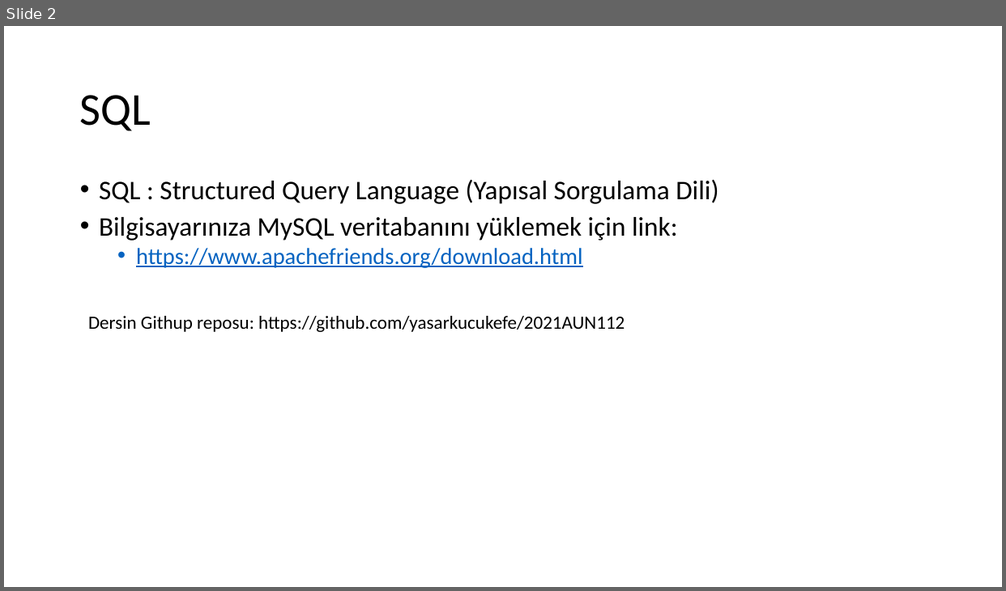
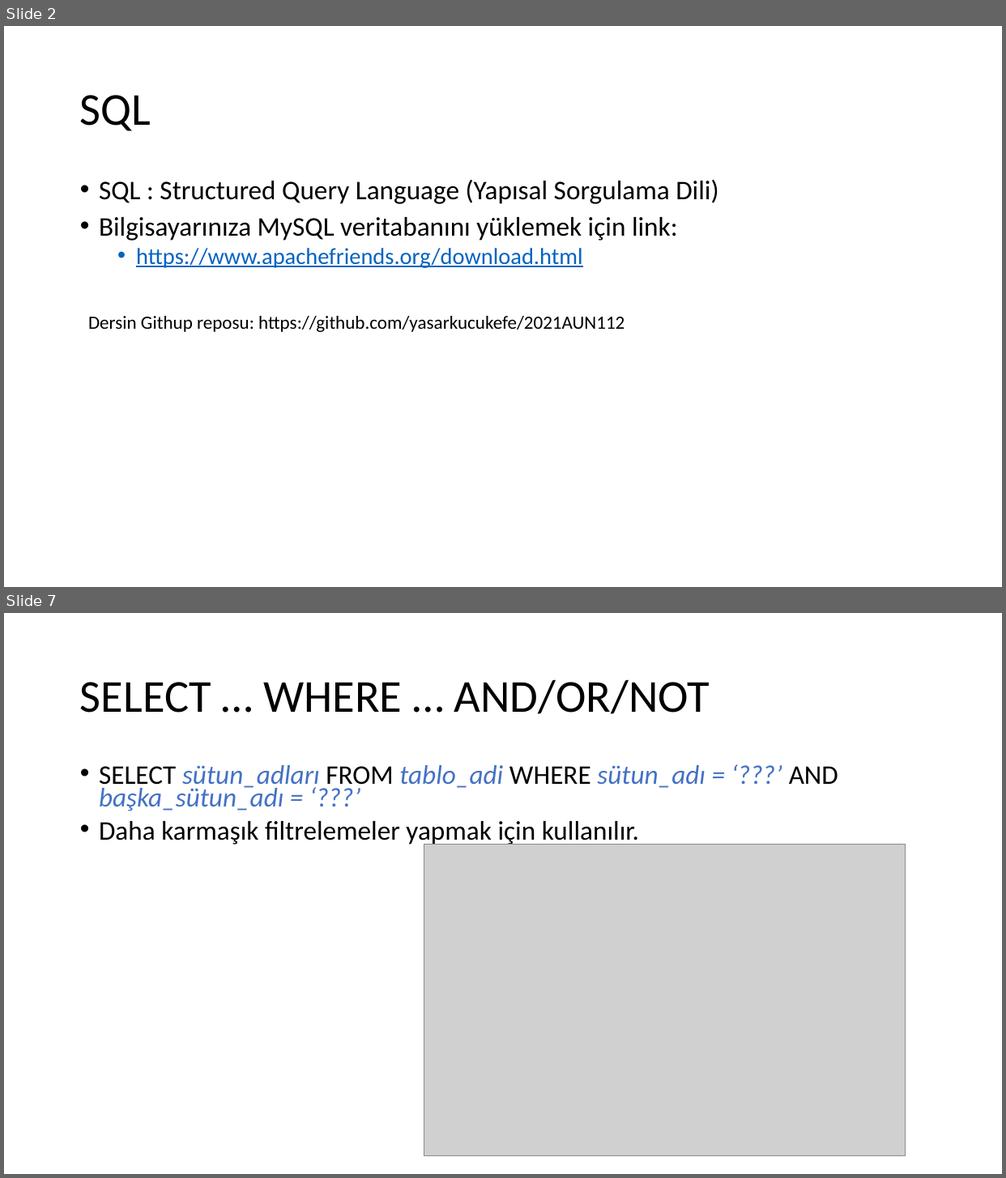
Before and after one commit to yasarkucukefe/AUN_112, a slide deck: 1.hafta/sunum.pptx. Shown one above the other, each under a label of ours: slide 2 before the commit, slides 2 and 7 after it; the slides between them are not shown. The pictures are 1006x591 and 1006x1178 pixels, drawn with LibreOffice and Linux fonts; fonts in the diff are those of the drawing; grey boxes stand for pictures. Boxes give left, top, right and bottom in pixels: in the first picture for what was removed or moved away, otherwise in the second. Text is boxed around its words. In the diff, an @@ line names an element or a change of style, - is before the commit and + after.

```diff
--- a/1.hafta/sunum.pptx
+++ b/1.hafta/sunum.pptx
@@ slide 7 added at [4,613,1002,1174], background #FFFFFF @@
@@ title added at [80,679,710,714], 44 pt, text #000000 @@
+SELECT … WHERE … AND/OR/NOT
@@ text added at [99,765,838,846], 25.9 pt, text #000000 @@
+• SELECT sütun_adları FROM tablo_adi WHERE sütun_adı = ‘???’ AND başka_sütun_adı = ‘???’
+• Daha karmaşık filtrelemeler yapmak için kullanılır.
@@ picture added at [424,844,906,1156] @@
```
Also in this commit, not shown: 4 other slides added, 1 other file.
